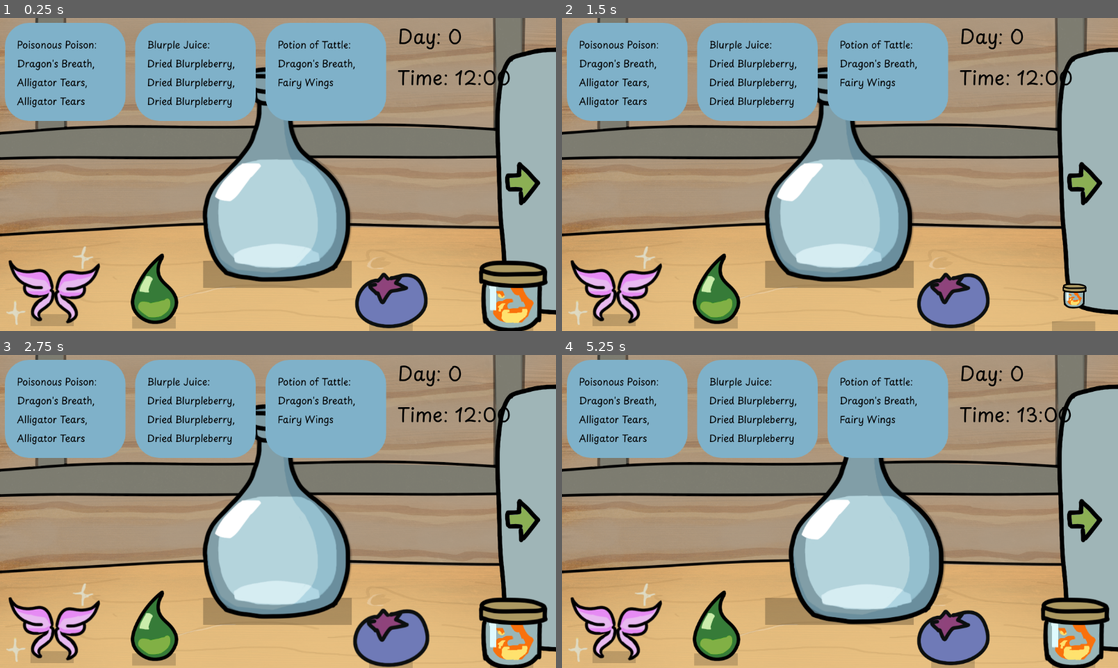
Above: before the commit, frames 1-4 (two rows, left to right).
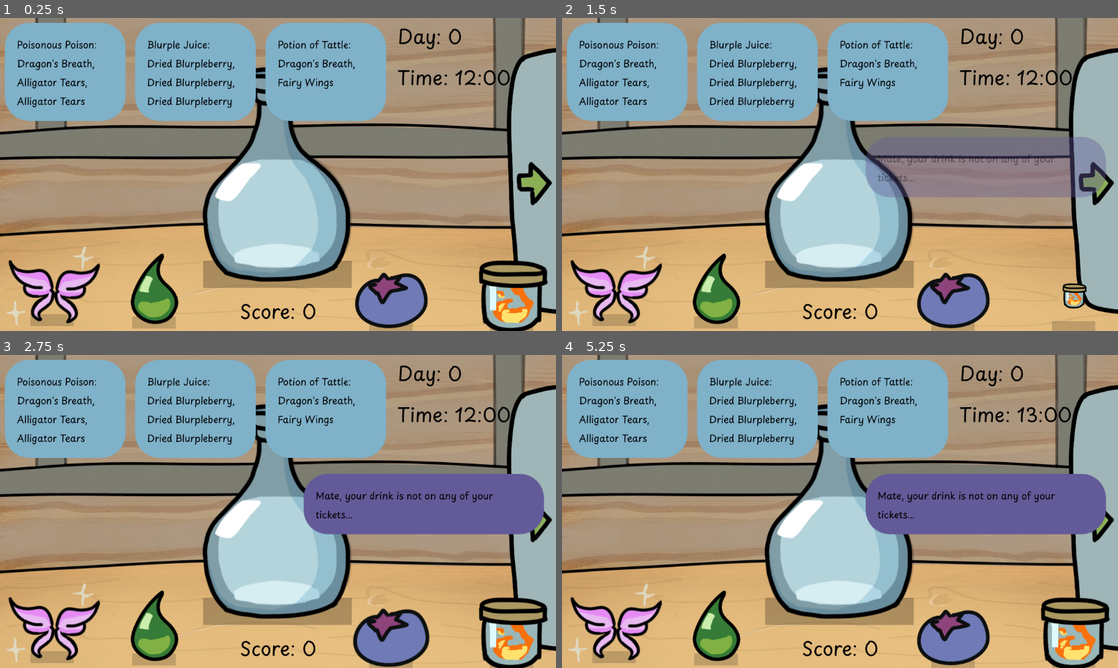
Above: after the commit, the same moments.

Repository: andreaTheCoder/MiniJam207Primal
Game: Godot game, scene res://scenes/shop.tscn
The game is run twice, just before and just after one commit, with the same random seed, the same clock (stepped at 60 frames per second) and the same inputs. Sound files missing from this copy of the repository are replaced by a short silence.
Inputs (mouse positions are in pixels of both pictures, inside the frame that each line leads up to):
- Up to frame 1 (0.25 s): no input
- Up to frame 2 (1.5 s): tap Enter (ui_accept) at 0.5, 0.77, 1.25 s; move the mouse to (840, 212) at 0.52 s; press the mouse at (840, 212) at 0.53 s; move the mouse to (1073, 296) at 1.27 s; release the mouse at (1073, 296) at 1.28 s; click (1073, 296) at 1.35 s
- Up to frame 3 (2.75 s): tap Enter (ui_accept) at 1.52, 2 s; move the mouse to (389, 630) at 2.02 s; press the mouse at (389, 630) at 2.03 s
- Up to frame 4 (5.25 s): tap Enter (ui_accept) at 2.75, 3.02, 3.5, 3.77, 4.25, 4.52 s; move the mouse to (717, 627) at 2.77 s; release the mouse at (717, 627) at 2.78 s; click (717, 627) at 2.85 s; move the mouse to (612, 624) at 3.52 s; press the mouse at (612, 624) at 3.53 s; move the mouse to (673, 464) at 4.27 s; release the mouse at (673, 464) at 4.28 s; click (673, 464) at 4.35 s; move the mouse to (867, 511) at 5.02 s; press the mouse at (867, 511) at 5.03 s

The runs differ from the first frame. In frame 1, 2.8% of the frame differs, in the area x 43-100%, y 9-97%; in frame 2, 8.1%; in frame 3, 9.9%; in frame 4, 19%, in the area x 36-100%, y 9-97%.

Commit message:
customer complaints + score

Diff:
--- a/scenes/shop.tscn
+++ b/scenes/shop.tscn
@@ -17,7 +17,7 @@
 texture = ExtResource("5_2fc2m")
 
 [node name="Tray" parent="." unique_id=611555033 instance=ExtResource("3_032fp")]
-position = Vector2(649, 24)
+position = Vector2(673, 24)
 
 [node name="ColorRect" type="ColorRect" parent="." unique_id=983396833]
 offset_left = -155.0
--- a/scenes/ui.tscn
+++ b/scenes/ui.tscn
@@ -46,6 +46,16 @@
 [node name="TicketOrder" parent="MarginContainer/HorizontalTicketContainer" unique_id=926791579 instance=ExtResource("1_nt7q6")]
 layout_mode = 2
 
+[node name="Score Label" type="RichTextLabel" parent="." unique_id=1803036603]
+offset_left = 471.0
+offset_top = 548.0
+offset_right = 681.0
+offset_bottom = 659.0
+theme_override_font_sizes/normal_font_size = 40
+text = "Score: 0"
+horizontal_alignment = 1
+vertical_alignment = 1
+
 [node name="Day Label" type="RichTextLabel" parent="." unique_id=1768498442]
 offset_left = 824.0
 offset_top = -1.0
@@ -71,9 +81,9 @@
 [node name="VerticalTextBubbleContainer" type="VBoxContainer" parent="." unique_id=1476992803]
 custom_minimum_size = Vector2(10, 10)
 offset_left = 629.0
-offset_top = 190.0
+offset_top = 246.0
 offset_right = 1127.0
-offset_bottom = 290.0
+offset_bottom = 346.0
 size_flags_horizontal = 0
 theme_override_constants/separation = 20
 
--- a/scripts/customer_text.gd
+++ b/scripts/customer_text.gd
@@ -35,14 +35,34 @@
 	"!",
 	"..."
 ]
+const CUSTOMER_COMPLAINT_PREFIX = [
+	"Hey, ",
+	"Argh, ",
+	"What, ",
+	"Mate, ",
+	"Watch it, ",
+	"What is this, "
+]
+const CUSTOMER_COMPLAINT_SAYING = [
+	"is not what any of us ordered",
+	"has a terrible glisten to it",
+	"is not on any of your tickets"
+]
 # Called when the node enters the scene tree for the first time.
 func _ready() -> void:
 	self.modulate.a = 0
-	customer_text.text = CUSTOMER_THANKS.pick_random()
-	customer_text.text += CUSTOMER_POTION_PREFIX.pick_random()
-	customer_text.text += CUSTOMER_POTION_NAME.pick_random()
-	customer_text.text += CUSTOMER_SAYING.pick_random()
-	customer_text.text += CUSTOMER_ENDING.pick_random()
+	if Global.customer_happiness:
+		customer_text.text = CUSTOMER_THANKS.pick_random()
+		customer_text.text += CUSTOMER_POTION_PREFIX.pick_random()
+		customer_text.text += CUSTOMER_POTION_NAME.pick_random()
+		customer_text.text += CUSTOMER_SAYING.pick_random()
+		customer_text.text += CUSTOMER_ENDING.pick_random()
+	else:
+		customer_text.text = CUSTOMER_COMPLAINT_PREFIX.pick_random()
+		customer_text.text += CUSTOMER_POTION_PREFIX.pick_random()
+		customer_text.text += CUSTOMER_POTION_NAME.pick_random()
+		customer_text.text += CUSTOMER_COMPLAINT_SAYING.pick_random()
+		customer_text.text += CUSTOMER_ENDING.pick_random()
 	var tweener = get_tree().create_tween()
 	tweener.tween_property(self, "modulate:a", 1, 0.5)
 
--- a/scripts/event_bus.gd
+++ b/scripts/event_bus.gd
@@ -3,3 +3,4 @@
 signal potion_submitted(potion, ingredients)
 signal out_of_tickets()
 signal add_customer_text()
+signal score_change(order_size)
--- a/scripts/global.gd
+++ b/scripts/global.gd
@@ -12,6 +12,7 @@
 const POTION_HOME = Vector2(0,0)
 var mouse_dragging_item = null
 var potion
+var customer_happiness := true
 func tween_scale(target_scale : Vector2, object, ease_type : Tween.EaseType = Tween.EaseType.EASE_IN, duration : float = .1):
 	'''
 	enter num 0 - 1
--- a/scripts/tray.gd
+++ b/scripts/tray.gd
@@ -15,7 +15,6 @@
 func potion_submit(potionparam, ingredients):
 	if not Global.orders.any(func(x):return (x.potion["ingredients"].size() == ingredients.size())):
 		potionparam.ingredients.clear()
-		return
 	else:
 		var i = 0
 		for orders in Global.orders:
@@ -25,16 +24,20 @@
 				print("omg your order is valid bro")
 				print(Global.orders)
 				var temp = orders
+				EventBus.score_change.emit(tempIngredients.size())
 				Global.orders.remove_at(i)
 				temp.queue_free()
 				potionparam.ingredients.clear()
 				AudioPlayer.play_sfx(AudioPlayer.CONFIRMATION, 15)
+				Global.customer_happiness = true
 				EventBus.add_customer_text.emit()
 				if Global.orders == []:
 					EventBus.out_of_tickets.emit()
 				return
 			i+=1
 		potionparam.ingredients.clear()
+	Global.customer_happiness = false
+	EventBus.add_customer_text.emit()
 func sort_enum_return_as_ints(arr ):
 	var tempArray := []
 	for ingredient in arr:
--- a/scripts/ui.gd
+++ b/scripts/ui.gd
@@ -1,6 +1,7 @@
 extends CanvasLayer
 @onready var time_label: RichTextLabel = $"Time Label"
 @onready var day_label: RichTextLabel = $"Day Label"
+@onready var score_label: RichTextLabel = $"Score Label"
 const TICKET_PANEL: PackedScene = preload("res://scenes/ticket_panel.tscn")
 const NEWS: PackedScene = preload("res://scenes/news.tscn")
 const CUSTOMER_TEXT : PackedScene = preload("res://scenes/customer_text.tscn")
@@ -11,11 +12,13 @@
 const END_DAY = 7
 @export var time := START_TIME
 @export var day := 0
+@export var score := 0
 
 # Called when the node enters the scene tree for the first time.
 func _ready() -> void:
 	EventBus.out_of_tickets.connect(_out_of_tickets)
 	EventBus.add_customer_text.connect(_add_customer_text)
+	EventBus.score_change.connect(_score_change)
 	set_time()
 	set_day()
 
@@ -31,6 +34,12 @@
 	var ct = CUSTOMER_TEXT.instantiate()
 	text_bubble_container.add_child(ct)
 
+func _score_change(order_size):
+	score += order_size
+	set_score()
+
+
+
 
 func _on_timer_timeout() -> void:
 	if time < END_TIME:
@@ -38,6 +47,11 @@
 		set_time()
 	else:
 		a_new_day()
+
+func set_score():
+	var score_text = "Score: " + str(score)
+	score_label.text = score_text
+
 func set_time():
 	var time_text = "Time: " + str(time) + ":00"
 	time_label.text = time_text
